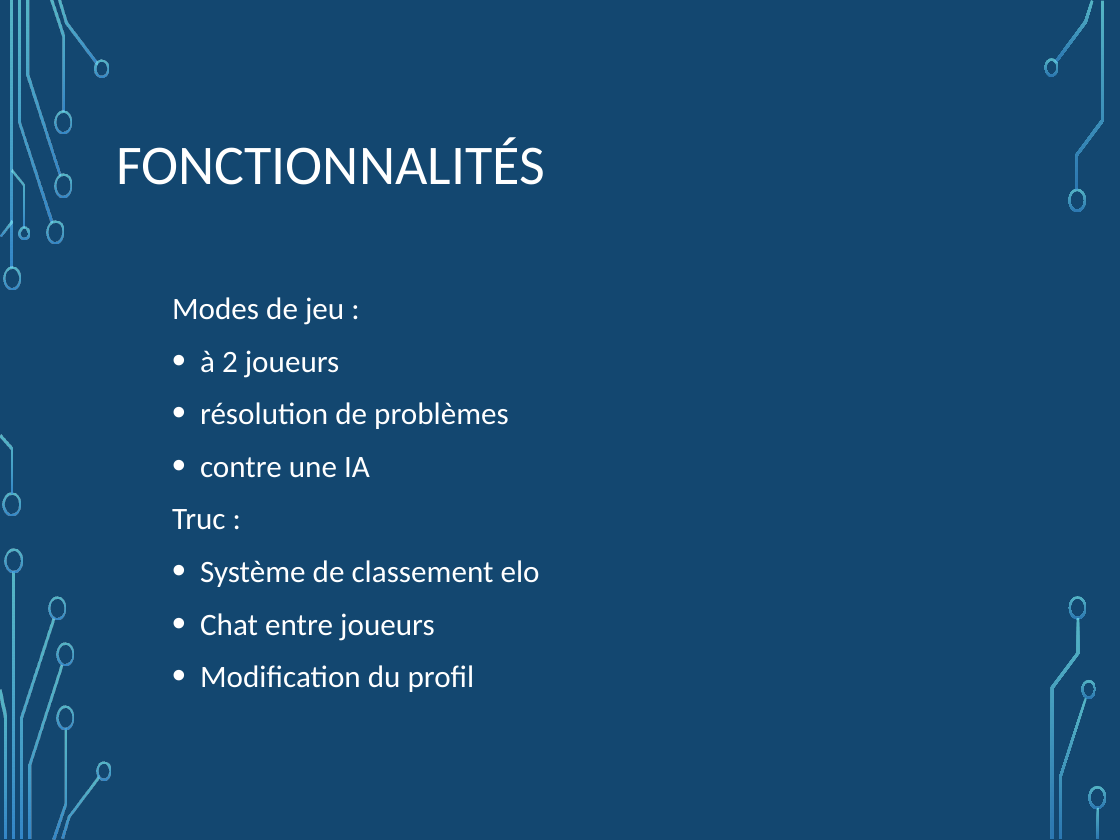
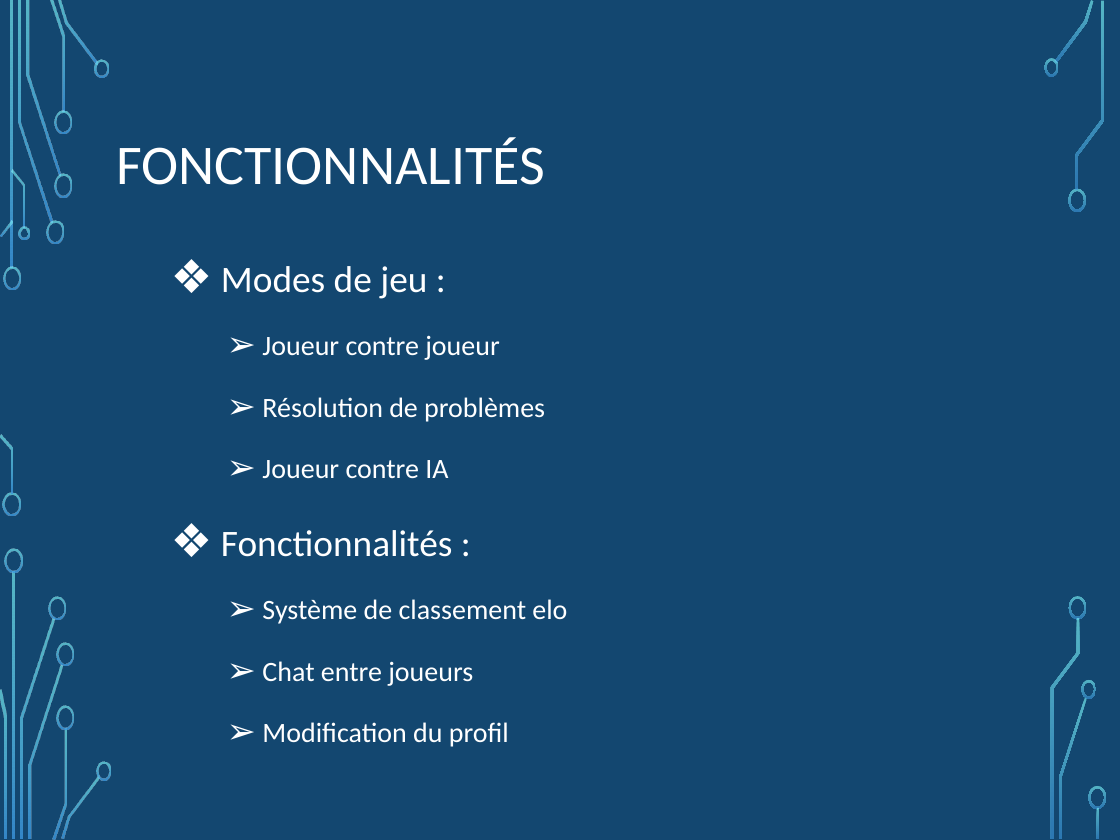
Before and after one commit to NicoPerret/projet-echec, a slide deck: slide 6 of Diapo présentation projet.pptx. Drawn at 1120x840 pixels with LibreOffice and Linux fonts; fonts in the diff are those of the drawing; background and template pictures are left out. Boxes give left, top, right and bottom in pixels: in the first picture for what was removed or moved away, otherwise in the second. Text is boxed around its words. In the diff, an @@ line names an element or a change of style, - is before the commit and + after.

Commit message:
PP <3

```diff
--- a/Diapo présentation projet.pptx
+++ b/Diapo présentation projet.pptx
@@ text "Modes de jeu :": place and size @@
-text "Modes de jeu :" at (172, 297, 540, 692)
+text "Modes de jeu :" at (221, 266, 567, 747)
@@ text at (221, 266, 567, 747): size 20 to 24 pt in "Modes de jeu :"; size 20 to 18 pt in "Système de classement elo", "Chat entre joueurs", "Modification du profil"; bullet none to ❖; line spacing 1.2 to 1.6; bullet • to ➢; list level 2 to 3 in "Système de classement elo"; list level 2 to 3 in "Chat entre joueurs"; list level 2 to 3 in "Modification du profil" @@
@@ text at (221, 335, 545, 557): text changed; size 20 to 18 pt @@
-  • à 2 joueurs
-  • résolution de problèmes
-  • contre une IA
-  Truc :
+    ➢ Joueur contre joueur
+    ➢ Résolution de problèmes
+    ➢ Joueur contre IA
+  ❖ Fonctionnalités :
```
Also in this commit, not shown: 13 other slides changed.
